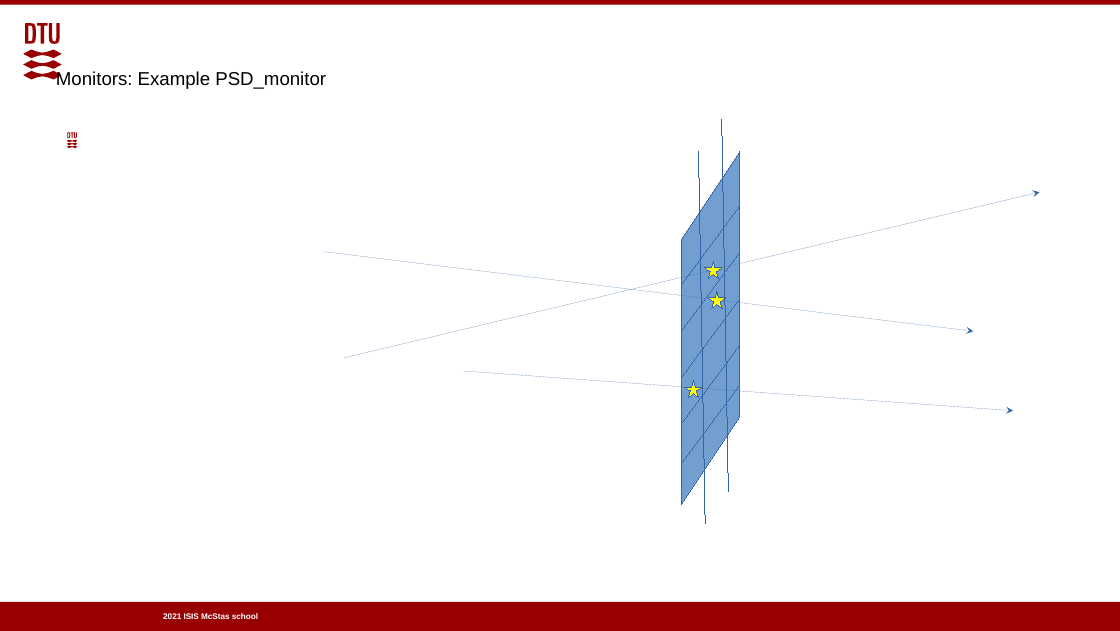
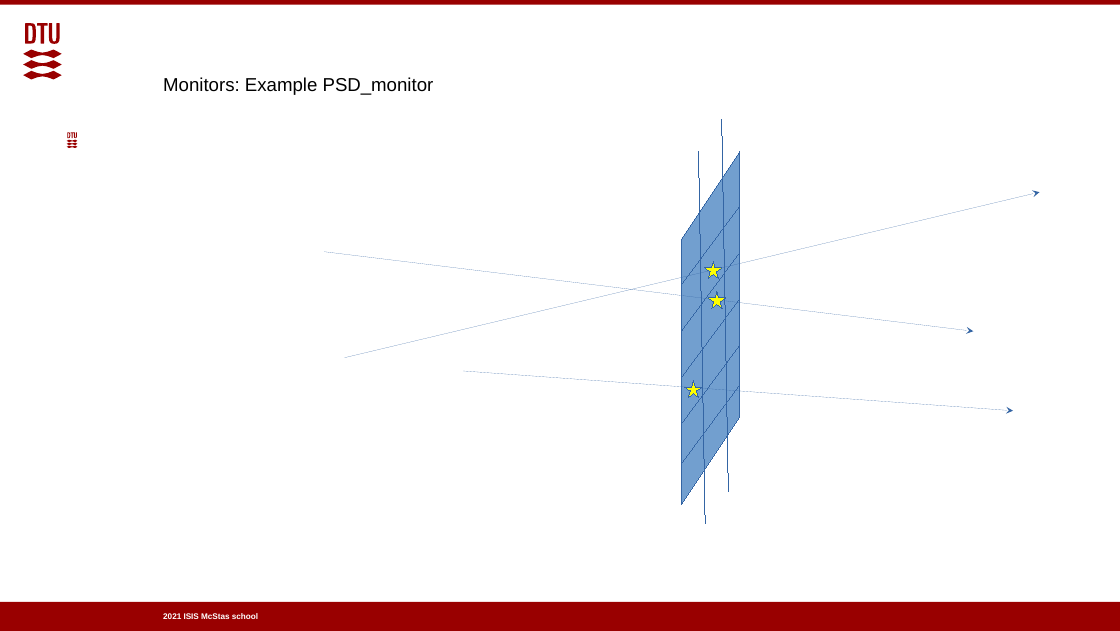
Before and after one commit to McStasMcXtrace/Schools, a slide deck: slide 9 of ISIS_April_2021/Tuesday_April_13th/2_Component_basics/2_Sources_and_Monitors.odp. Drawn at 1120x631 pixels with LibreOffice and Linux fonts; fonts in the diff are those of the drawing; background and template pictures are left out. Boxes give left, top, right and bottom in pixels: in the first picture for what was removed or moved away, otherwise in the second. Text is boxed around its words. In the diff, an @@ line names an element or a change of style, - is before the commit and + after.

```diff
--- a/ISIS_April_2021/Tuesday_April_13th/2_Component_basics/2_Sources_and_Monitors.odp
+++ b/ISIS_April_2021/Tuesday_April_13th/2_Component_basics/2_Sources_and_Monitors.odp
@@ title "Monitors: Example PSD_monitor": place and size @@
-title "Monitors: Example PSD_monitor" at bbox=[56, 71, 326, 89]
+title "Monitors: Example PSD_monitor" at bbox=[163, 77, 434, 95]
```
Also in this commit, not shown: 4 other slides changed, 1 other file.
